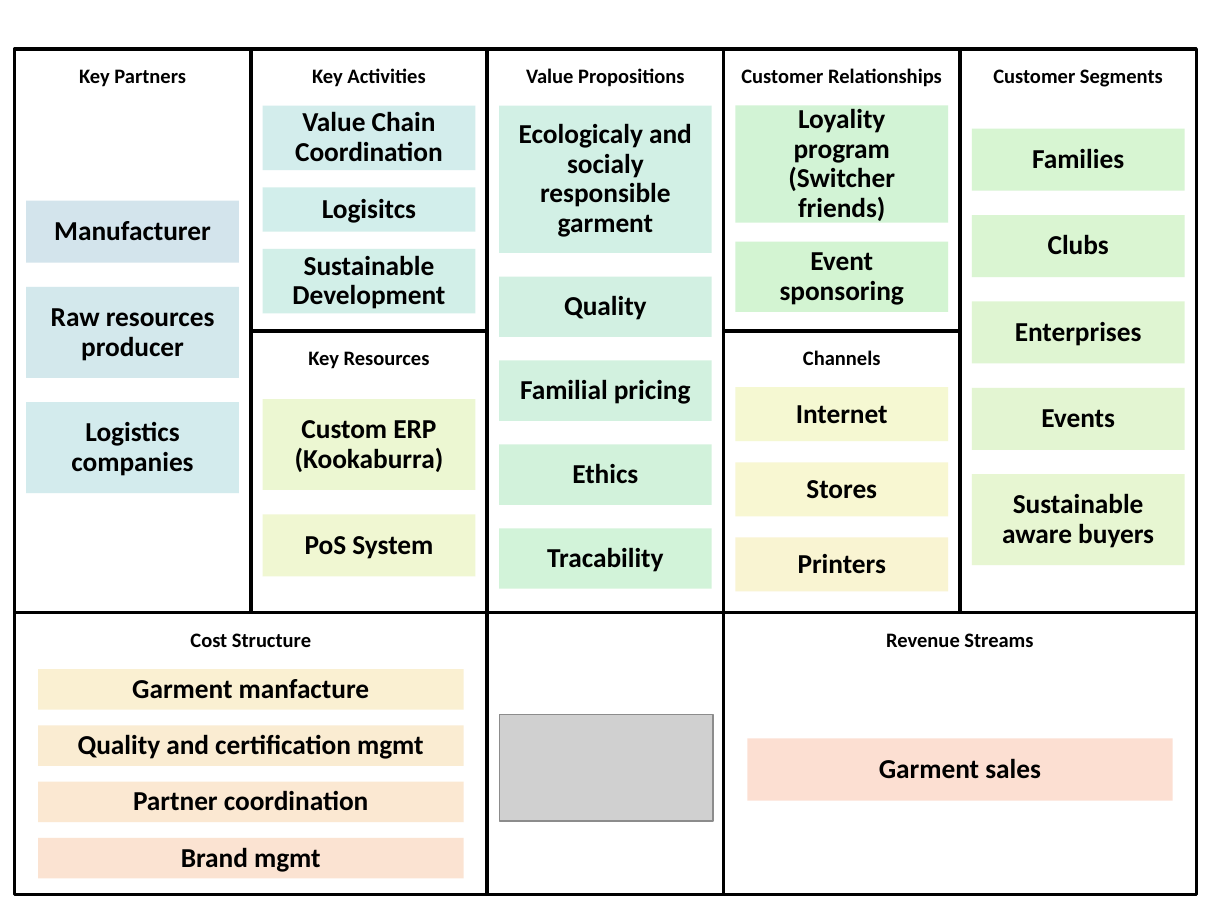
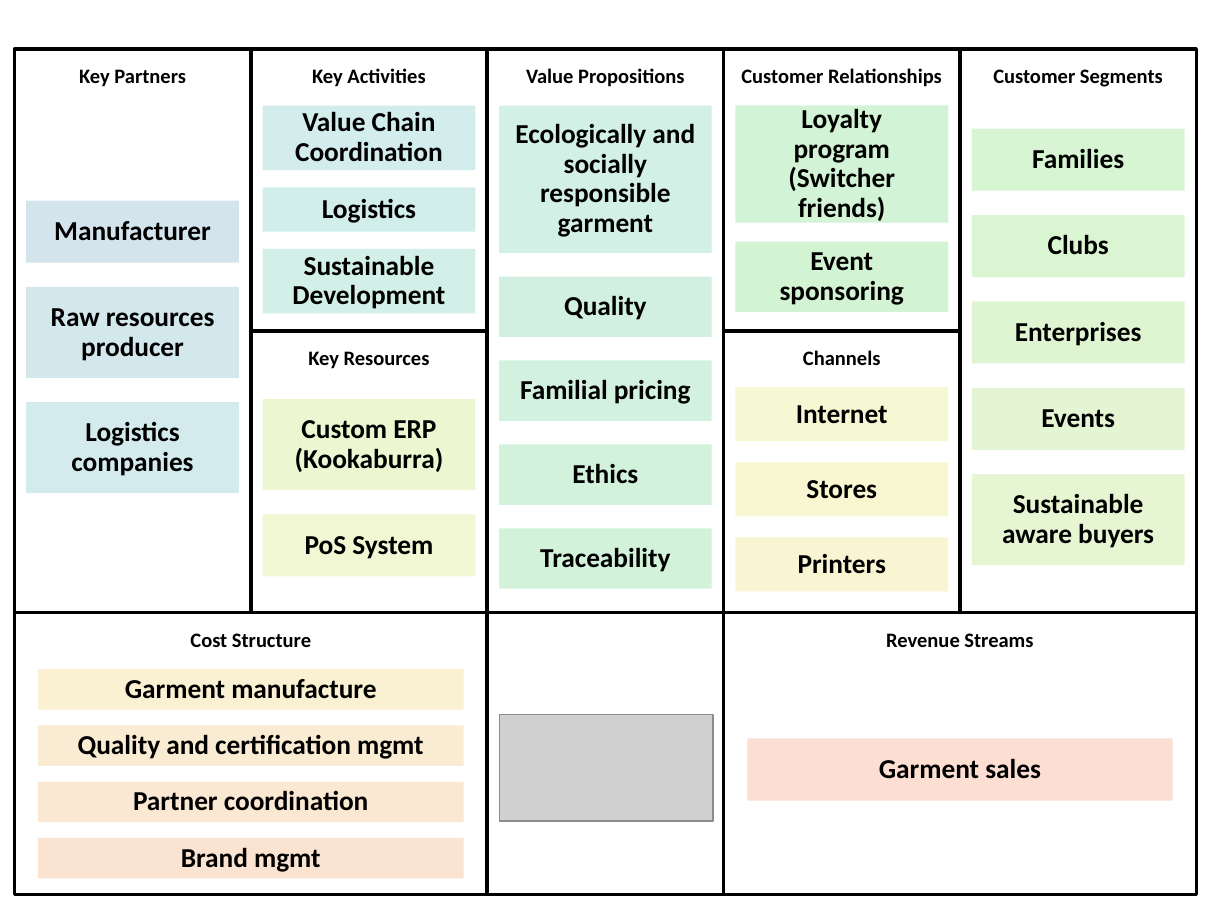
Before and after one commit to bfritscher/smartart-business-model-canvas, a slide deck: slide 2 of Business Model Canvas with Office Smart Art.pptx. Drawn at 1232x924 pixels with LibreOffice and Linux fonts; fonts in the diff are those of the drawing; grey boxes stand for pictures. Boxes give left, top, right and bottom in pixels: in the first picture for what was removed or moved away, otherwise in the second. Text is boxed around its words. In the diff, an @@ line names an element or a change of style, - is before the commit and + after.

Commit message:
fixed typos

```diff
--- a/Business Model Canvas with Office Smart Art.pptx
+++ b/Business Model Canvas with Office Smart Art.pptx
@@ text at bbox=[788, 108, 895, 221]: text changed @@
-Loyality program (Switcher friends)
+Loyalty program (Switcher friends)
@@ text at bbox=[515, 123, 695, 237]: text changed @@
-Ecologicaly and socialy responsible garment
+Ecologically and socially responsible garment
@@ text at bbox=[322, 198, 416, 223]: text changed @@
-Logisitcs
+Logistics
@@ text at bbox=[540, 547, 670, 572]: text changed @@
-Tracability
+Traceability
@@ text at bbox=[125, 679, 376, 699]: text changed @@
-Garment manfacture
+Garment manufacture
```
Also in this commit, not shown: 2 other slides changed.
